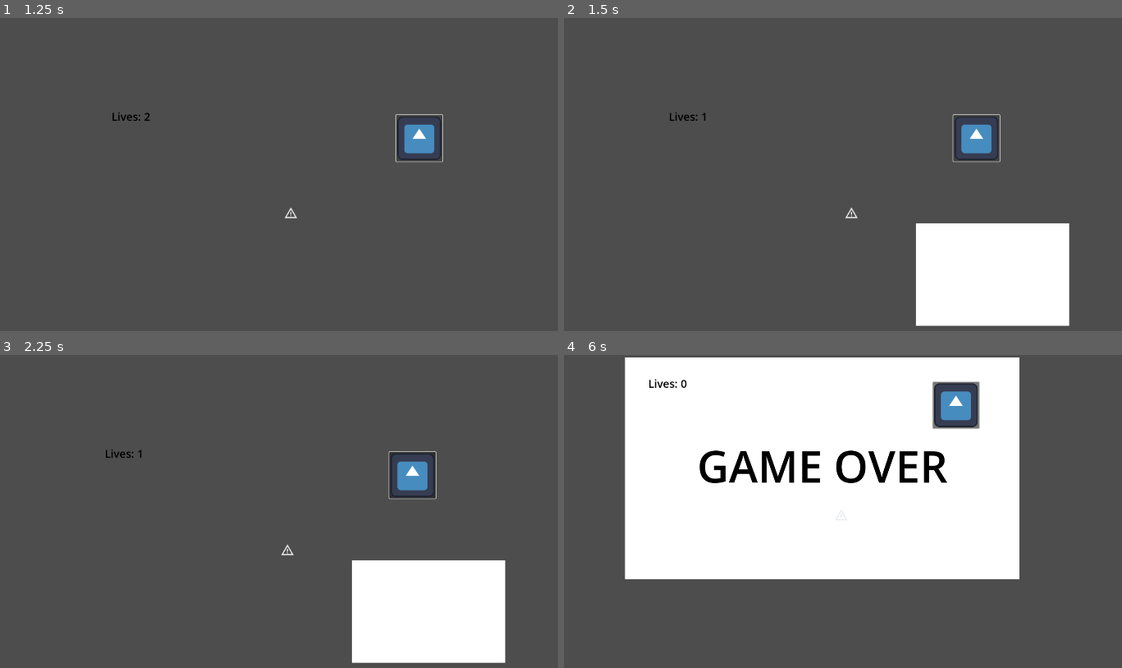
Above: before the commit, frames 1-4 (two rows, left to right).
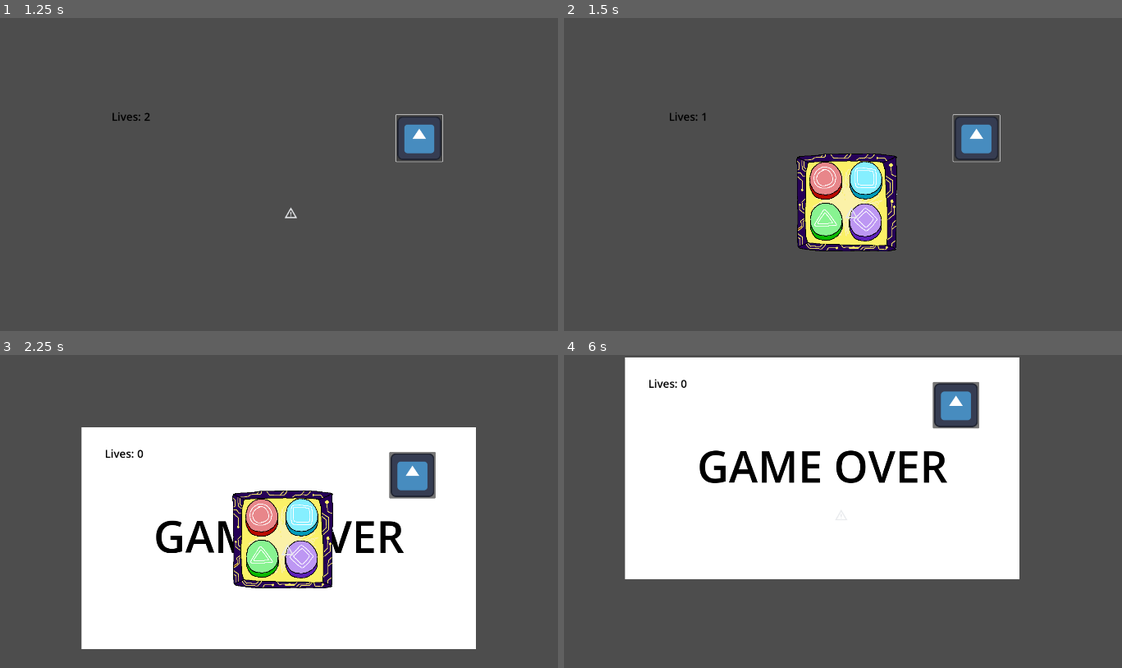
Above: after the commit, the same moments.

Repository: Hyper-Burner/Town-One-2024
Game: Godot game, scene res://Nodes/Scenes/Main.tscn
Same seed, same stepped clock (60 frames per second), same inputs: the game is played once before the commit and once after it. The engine's default icon, where the game draws it, is replaced by a stand-in: a white triangle on a blue panel in a dark square.
Inputs (mouse positions are in pixels of both pictures, inside the frame that each line leads up to):
- Up to frame 1 (1.25 s): click (418, 136) at 0.5 s
- Up to frame 2 (1.5 s): tap Enter at 1.25 s; hold D (Right) from 1.28 s (still down); tap E (Interact) at 1.35 s
- Up to frame 3 (2.25 s): release D (Right) at 2 s; click (262, 517) at 2.02 s
- Up to frame 4 (6 s): click (865, 517) at 2.77 s; click (826, 558) at 3.52 s; click (865, 558) at 4.27 s; tap Space at 5 s; hold S (Down) 5.03-5.78 s; tap E (Interact) at 5.1, 5.85 s; hold D (Right) from 5.78 s (still down)

Frame 1 is identical in both runs. In frame 2, 15% of the frame differs, in the area x 41-91%, y 43-99%; in frame 3, 45%, in the area x 14-91%, y 23-99%; in frame 4, less than 0.1%.

Commit message:
Finished Button Minigame

Diff:
--- a/Nodes/Scenes/Main.tscn
+++ b/Nodes/Scenes/Main.tscn
@@ -1,14 +1,14 @@
 [gd_scene load_steps=12 format=3 uid="uid://rvbeg2ssa60"]
 
-[ext_resource type="PackedScene" uid="uid://bj8jhcos6u8hu" path="res://Nodes/Scenes/Player.tscn" id="1_4kupe"]
+[ext_resource type="PackedScene" uid="uid://cw1hhcj5dog24" path="res://Nodes/Scenes/Player.tscn" id="1_4kupe"]
 [ext_resource type="Script" path="res://Nodes/Scenes/main.gd" id="1_loay8"]
 [ext_resource type="PackedScene" path="res://Nodes/Scenes/game_over.tscn" id="1_s38xt"]
-[ext_resource type="PackedScene" uid="uid://ur5o0tlurmxs" path="res://Nodes/Scenes/Machine.tscn" id="2_2wstb"]
+[ext_resource type="PackedScene" path="res://Nodes/Scenes/Machine.tscn" id="2_2wstb"]
 [ext_resource type="PackedScene" path="res://Nodes/Scenes/lives_counter.tscn" id="2_su0ge"]
 [ext_resource type="PackedScene" uid="uid://c7dtb2c0jcio" path="res://Nodes/Scenes/Map/over_world.tscn" id="3_hgkqc"]
 [ext_resource type="Texture2D" uid="uid://dmvg1giijn1xl" path="res://Assets/Textures/warning.svg" id="3_n7ar1"]
 [ext_resource type="Texture2D" uid="uid://4nn8ua2nuvx2" path="res://icon.svg" id="6_3s31c"]
-[ext_resource type="PackedScene" uid="uid://dqfkb057sph4e" path="res://Nodes/Scenes/Minigames/NavigationMinigame/NavigatoinMinigame.tscn" id="6_oissh"]
+[ext_resource type="PackedScene" uid="uid://dpwnmdonrj5ws" path="res://Nodes/Scenes/ReactorMinigame.tscn" id="6_bq507"]
 [ext_resource type="Script" path="res://Nodes/Scenes/button.gd" id="7_qvcks"]
 
 [sub_resource type="RectangleShape2D" id="RectangleShape2D_hof2x"]
@@ -27,7 +27,7 @@
 [node name="Reactor" parent="." instance=ExtResource("2_2wstb")]
 unique_name_in_owner = true
 position = Vector2(8, 22)
-minigame = ExtResource("6_oissh")
+minigame = ExtResource("6_bq507")
 icon = ExtResource("3_n7ar1")
 
 [node name="CollisionShape2D" type="CollisionShape2D" parent="Reactor"]
--- /dev/null
+++ b/Nodes/Scenes/Reactor.tscn
@@ -0,0 +1,6 @@
+[gd_scene load_steps=2 format=3 uid="uid://cppfuo171wbpx"]
+
+[ext_resource type="Script" path="res://Nodes/Scenes/machine.gd" id="1_6uewv"]
+
+[node name="Machine" type="Area2D"]
+script = ExtResource("1_6uewv")
--- a/Nodes/Scenes/ReactorMinigame.gd
+++ b/Nodes/Scenes/ReactorMinigame.gd
@@ -1,2 +1,25 @@
-extends Panel
-class_name Minigame
+extends TextureRect
+
+var rng = RandomNumberGenerator.new()
+var answer
+
+func _ready():
+	answer = rng.randi_range(0, 3)
+
+func check_answer(input, answer):
+	if input == answer:
+		print("correct")
+	else:
+		get_node("/root/Main/LivesCounter").lose_life()
+
+func _on_circle_pressed() -> void:
+	check_answer(0, answer)
+
+func _on_square_pressed() -> void:
+	check_answer(1, answer)
+
+func _on_triangle_pressed() -> void:
+	check_answer(2, answer)
+
+func _on_diamond_pressed() -> void:
+	check_answer(3, answer)
--- a/Nodes/Scenes/ReactorMinigame.tscn
+++ b/Nodes/Scenes/ReactorMinigame.tscn
@@ -1,34 +1,96 @@
-[gd_scene load_steps=2 format=3 uid="uid://clkwvexcvccxm"]
+[gd_scene load_steps=12 format=3 uid="uid://dpwnmdonrj5ws"]
 
 [ext_resource type="Script" path="res://Nodes/Scenes/ReactorMinigame.gd" id="1_oyhfg"]
+[ext_resource type="Texture2D" uid="uid://cr20346yi2o4d" path="res://Assets/Textures/ReactorMinigame.png" id="2_hdbew"]
 
-[node name="ReactorMinigame" type="Panel"]
-offset_right = 40.0
-offset_bottom = 40.0
-scale = Vector2(21.5586, 13.2281)
+[sub_resource type="AtlasTexture" id="AtlasTexture_p7cx2"]
+atlas = ExtResource("2_hdbew")
+region = Rect2(0, 839, 294, 288)
+
+[sub_resource type="AtlasTexture" id="AtlasTexture_bni4q"]
+atlas = ExtResource("2_hdbew")
+region = Rect2(0, 0, 96, 111)
+
+[sub_resource type="AtlasTexture" id="AtlasTexture_pgcmo"]
+atlas = ExtResource("2_hdbew")
+region = Rect2(96, 0, 96, 111)
+
+[sub_resource type="AtlasTexture" id="AtlasTexture_u8p5q"]
+atlas = ExtResource("2_hdbew")
+region = Rect2(1, 112, 96, 111)
+
+[sub_resource type="AtlasTexture" id="AtlasTexture_1yt75"]
+atlas = ExtResource("2_hdbew")
+region = Rect2(97, 112, 96, 111)
+
+[sub_resource type="AtlasTexture" id="AtlasTexture_dthyh"]
+atlas = ExtResource("2_hdbew")
+region = Rect2(0, 224, 96, 111)
+
+[sub_resource type="AtlasTexture" id="AtlasTexture_kdeut"]
+atlas = ExtResource("2_hdbew")
+region = Rect2(96, 224, 96, 111)
+
+[sub_resource type="AtlasTexture" id="AtlasTexture_d1514"]
+atlas = ExtResource("2_hdbew")
+region = Rect2(0, 336, 96, 111)
+
+[sub_resource type="AtlasTexture" id="AtlasTexture_dmxuh"]
+atlas = ExtResource("2_hdbew")
+region = Rect2(96, 336, 96, 111)
+
+[node name="ReactorMinigame" type="TextureRect"]
+offset_left = -147.0
+offset_top = -144.0
+offset_right = 147.0
+offset_bottom = 144.0
+texture = SubResource("AtlasTexture_p7cx2")
 script = ExtResource("1_oyhfg")
 
 [node name="Label" type="Label" parent="."]
 layout_mode = 0
-offset_right = 40.0
-offset_bottom = 23.0
+offset_left = -20.3167
+offset_top = -36.7401
+offset_right = 19.6833
+offset_bottom = -13.7401
 
-[node name="1" type="TextureButton" parent="."]
+[node name="Circle" type="TextureButton" parent="."]
 layout_mode = 0
-offset_right = 40.0
-offset_bottom = 40.0
+offset_left = 38.0
+offset_top = 25.0
+offset_right = 134.0
+offset_bottom = 136.0
+texture_normal = SubResource("AtlasTexture_bni4q")
+texture_pressed = SubResource("AtlasTexture_pgcmo")
 
-[node name="2" type="TextureButton" parent="."]
+[node name="Square" type="TextureButton" parent="."]
 layout_mode = 0
-offset_right = 40.0
-offset_bottom = 40.0
+offset_left = 155.0
+offset_top = 24.0
+offset_right = 251.0
+offset_bottom = 135.0
+texture_normal = SubResource("AtlasTexture_u8p5q")
+texture_pressed = SubResource("AtlasTexture_1yt75")
 
-[node name="3" type="TextureButton" parent="."]
+[node name="Triangle" type="TextureButton" parent="."]
 layout_mode = 0
-offset_right = 40.0
-offset_bottom = 40.0
+offset_left = 39.0
+offset_top = 145.0
+offset_right = 135.0
+offset_bottom = 256.0
+texture_normal = SubResource("AtlasTexture_dthyh")
+texture_pressed = SubResource("AtlasTexture_kdeut")
 
-[node name="4" type="TextureButton" parent="."]
+[node name="Diamond" type="TextureButton" parent="."]
 layout_mode = 0
-offset_right = 40.0
-offset_bottom = 40.0
+offset_left = 154.0
+offset_top = 147.0
+offset_right = 250.0
+offset_bottom = 258.0
+texture_normal = SubResource("AtlasTexture_d1514")
+texture_pressed = SubResource("AtlasTexture_dmxuh")
+
+[connection signal="pressed" from="Circle" to="." method="_on_circle_pressed"]
+[connection signal="pressed" from="Square" to="." method="_on_square_pressed"]
+[connection signal="pressed" from="Triangle" to="." method="_on_triangle_pressed"]
+[connection signal="pressed" from="Diamond" to="." method="_on_diamond_pressed"]
Binary file added: Assets/Textures/ReactorMinigame.png
Not shown, added: Assets/Textures/ReactorMinigame.png.import
Not shown, removed: Assets/Textures/placeholder.txt
Not shown: 1 places in Nodes/Scenes/Player.tscn that only renumber resources
